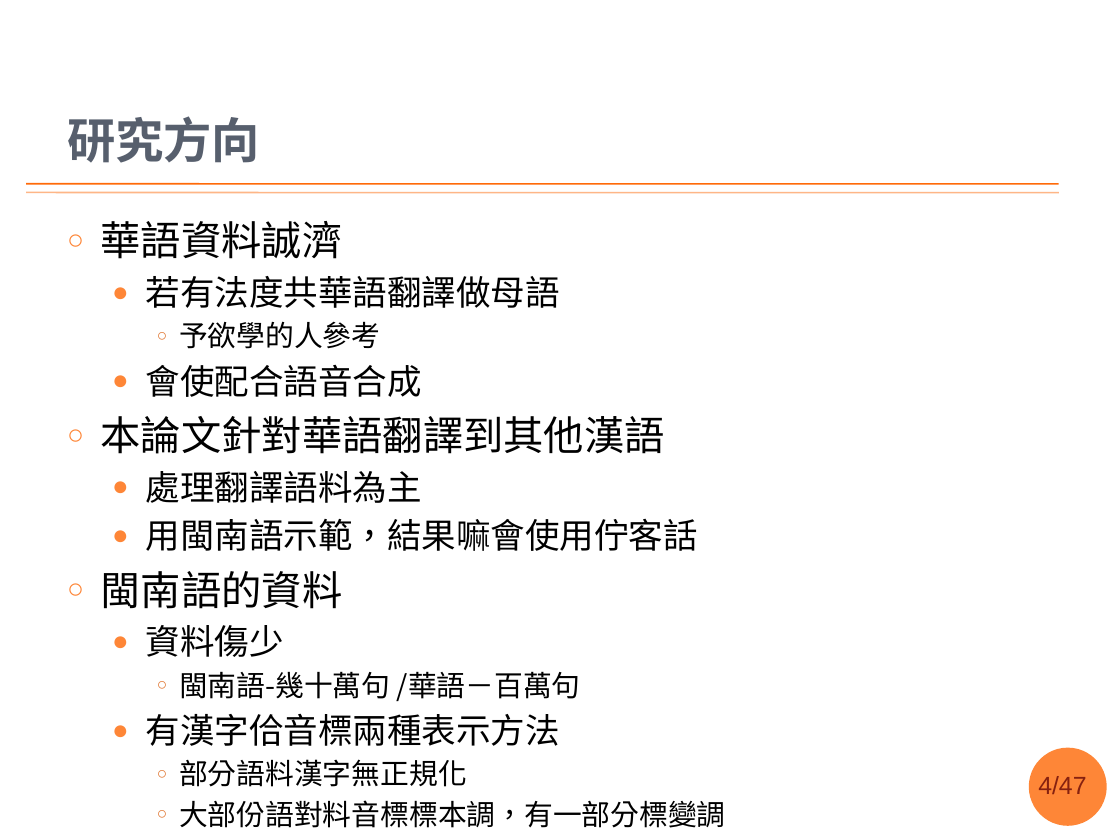
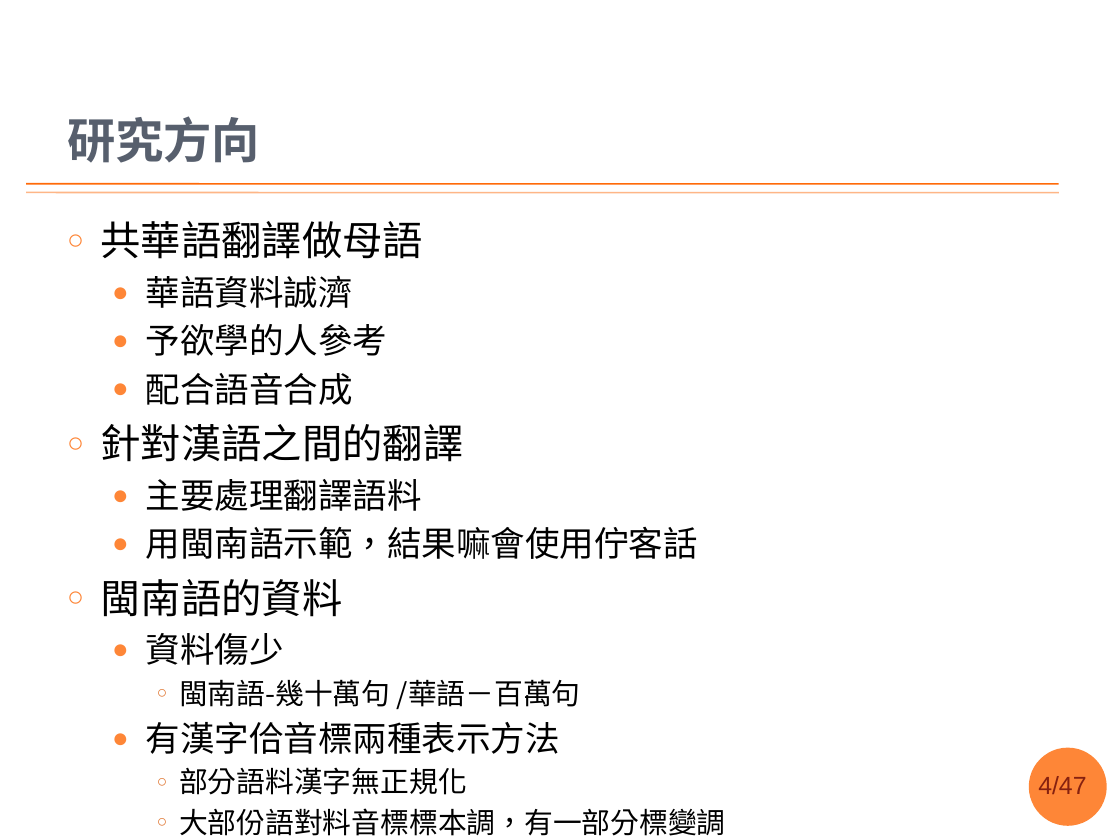
Before and after one commit to sih4sing5hong5/po3-ko3_tau5-iann2-phinn3, a slide deck: slide 4 of 翻譯報告.pptx. Drawn at 1120x840 pixels with LibreOffice and Linux fonts; fonts in the diff are those of the drawing; background and template pictures are left out. Boxes give left, top, right and bottom in pixels: in the first picture for what was removed or moved away, otherwise in the second. Text is boxed around its words. In the diff, an @@ line names an element or a change of style, - is before the commit and + after.

Commit message:
巡過一擺，主要改斷詞遐 丞宏

```diff
--- a/翻譯報告.pptx
+++ b/翻譯報告.pptx
@@ text at (101,221,423,259): paragraph added @@
+○ 共華語翻譯做母語
@@ text at (146,276,560,308): paragraph removed @@
-  ● 若有法度共華語翻譯做母語
@@ text at (146,275,388,356): size 25.9 to 22.2 pt in "華語資料誠濟"; size 18.5 to 22.2 pt in "予欲學的人參考"; bullet ○ to ●; list level 1 to 2 in "華語資料誠濟"; list level 3 to 2 in "予欲學的人參考"; bullet colour #E0752F to #FE8637 @@
@@ text at (101,373,464,511): text changed @@
-  ● 會使配合語音合成
-○ 本論文針對華語翻譯到其他漢語
-  ● 處理翻譯語料為主
+  ● 配合語音合成
+○ 針對漢語之間的翻譯
+  ● 主要處理翻譯語料
```
Also in this commit, not shown: 11 other slides changed, 1 slide removed.
